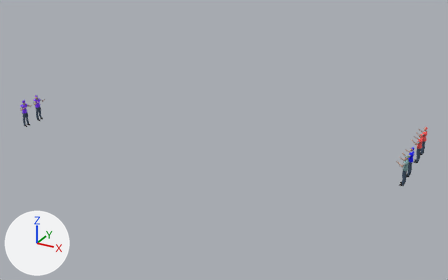
One commit to the glTF model people/CVE_crew.glb: the scene before it, then after it.
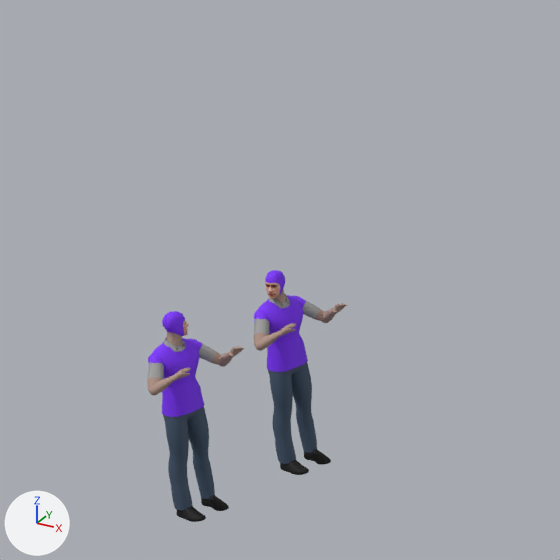
The first picture shows the older version from a 50 mm camera at (60.2, -208.5, 90.3) aimed at (2.5, -103.5, 37.8). The close-ups show both versions on the part from 0% to 16% of the width and 22% to 47% of the height of that picture; other places that the commit changed are outside them. Arrows for +X, +Y and +Z are at lower left; the lights stay in place. Where no turn or scale is listed for an object, it has been applied to the vertices.

The first close-up shows 'armL2.001', 'armL2.005', 'armR2.005', 'collar.005', 'crew_purple', 'crew_purple.001', 'head.005', 'shoes.005'.
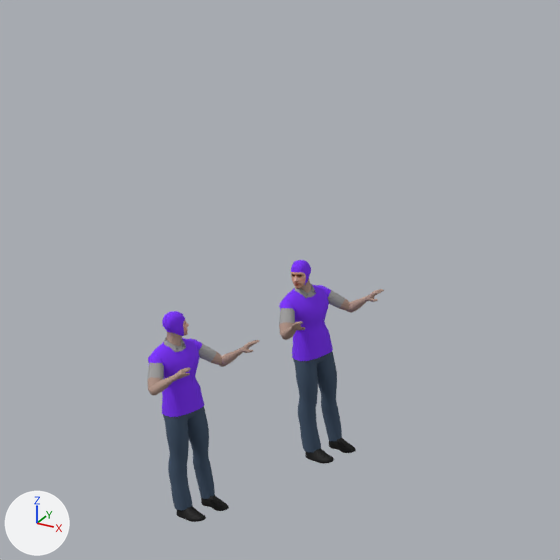
Where the change shows, as pixel boxes [x1, y1, x2, y2] in the close-ups (560 x 560 px):
'crew_purple', moved
    before: [258, 295, 317, 464]
    after: [283, 285, 342, 452]
'head.005', moved
    before: [265, 270, 286, 303]
    after: [291, 260, 311, 293]
'shoes.005', moved
    before: [280, 449, 331, 475]
    after: [305, 438, 356, 464]
'armR.005', moved
    before: [253, 310, 269, 346]
    after: [279, 299, 295, 335]
'armL.005', moved
    before: [294, 295, 324, 322]
    after: [320, 285, 350, 311]
'armR2.005', moved, turned
    before: [255, 323, 296, 351]
    after: [281, 321, 305, 340]
'armL2.005', moved, turned
    before: [322, 303, 347, 323]
    after: [347, 289, 384, 313]
'armL2.001', turned
    before: [219, 347, 244, 367]
    after: [219, 340, 259, 367]
'collar.005', moved
    before: [269, 294, 290, 309]
    after: [294, 283, 314, 298]

The change in detail:
Object 'crew_purple' (ob_crew_purple) moves from (-40.3, -113.0, 37.5) to (-40.3, -112.0, 37.5).
Object 'armL2.005' (ob_arml2_005) turns from (45, -45, -90) to (59, -62, -68) degrees about x, y and z.
Object 'armR2.005' (ob_armr2_005) turns from (45, 45, 90) to (34, 71, 43) degrees about x, y and z.
Object 'collar.005' (ob_collar_005) moves from (-40.46, -113.0, 42.51) to (-40.46, -112.0, 42.51).
Object 'head.005' (ob_head_005) moves from (-40.45, -113.0, 42.51) to (-40.45, -112.0, 42.51).
Object 'shoes.005' (ob_shoes_005) moves from (-40.26, -113.0, 37.5) to (-40.26, -112.0, 37.5).
Object 'armL2.001' (ob_arml2_001) turns from (45, -45, -90) to (41, -68, -53) degrees about x, y and z.
